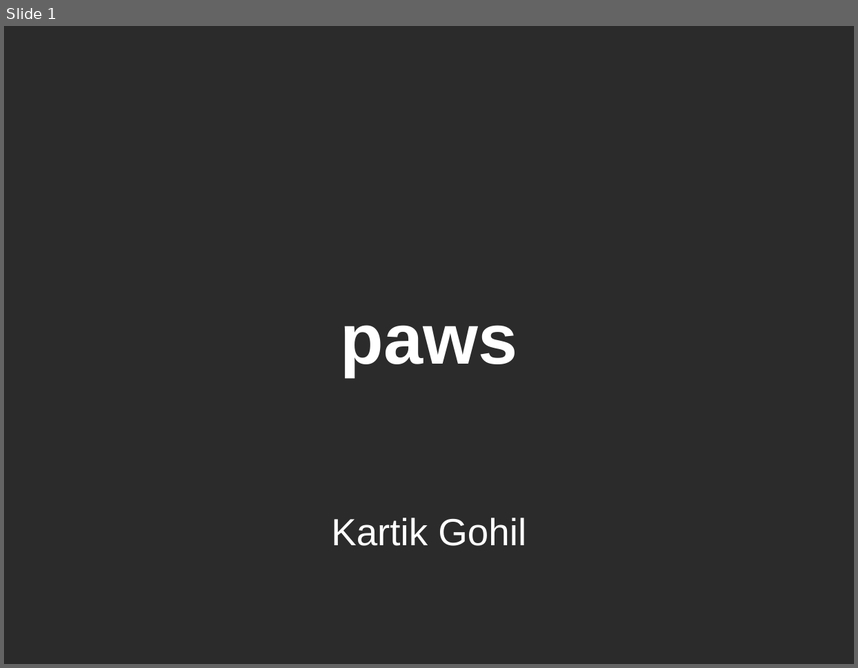
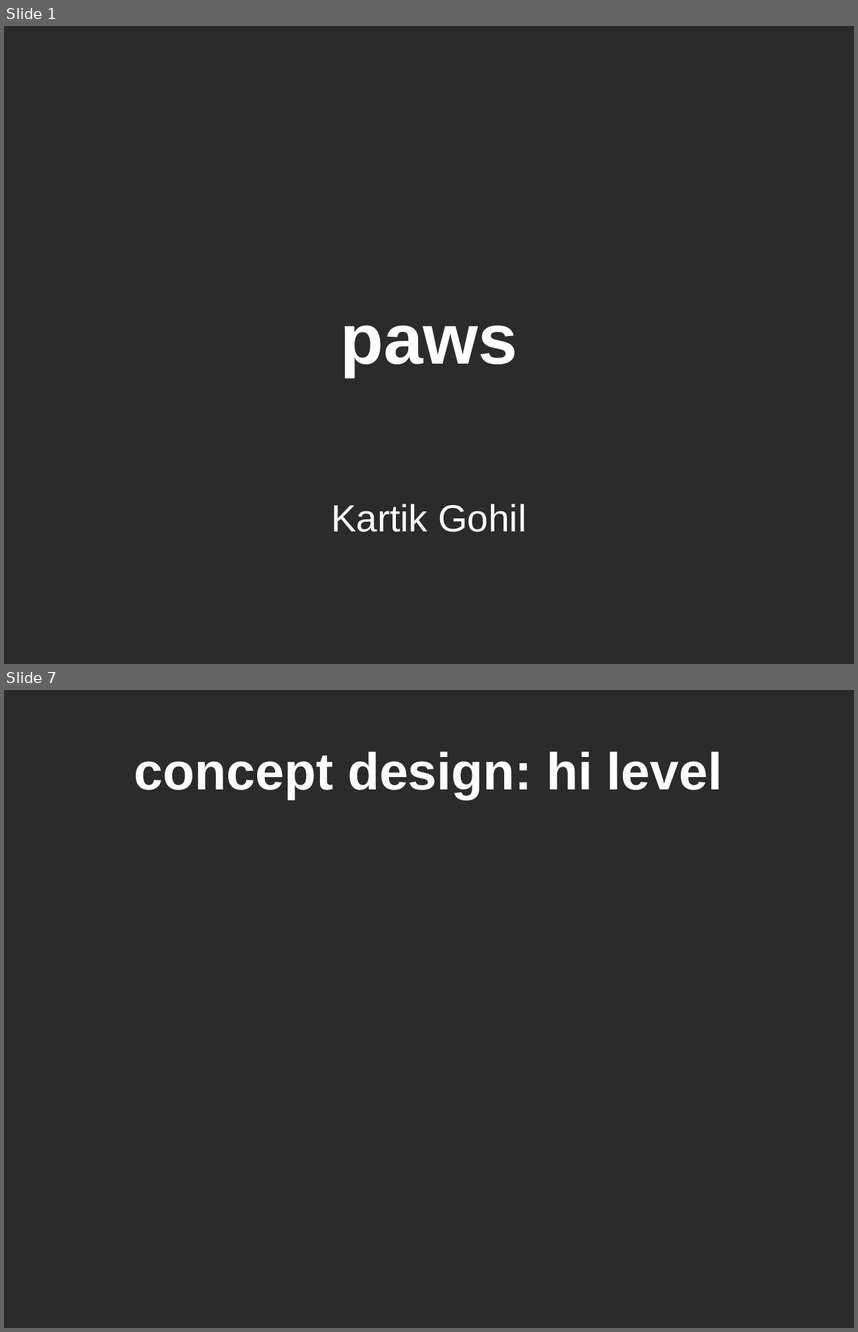
Before and after one commit to kartikg33/imp_fyp_2015, a slide deck: Docs/Presentation/PAWS_presentation.pptx. Shown one above the other, each under a label of ours: slide 1 before the commit, slides 1 and 7 after it; the slides between them are not shown. The pictures are 858x668 and 858x1332 pixels, drawn with LibreOffice and Linux fonts; fonts in the diff are those of the drawing; background and template pictures are left out; a plain dark background stands for a picture behind light text. Boxes give left, top, right and bottom in pixels: in the first picture for what was removed or moved away, otherwise in the second. Text is boxed around its words. In the diff, an @@ line names an element or a change of style, - is before the commit and + after.

```diff
--- a/Docs/Presentation/PAWS_presentation.pptx
+++ b/Docs/Presentation/PAWS_presentation.pptx
@@ slide 7 added at [4,690,854,1328], background picture (left out) @@
@@ title added at [134,751,722,799], 44 pt, text #FFFFFF, bold @@
+concept design: hi level
@@ slide 1 changed as well @@
@@ subtitle "Kartik Gohil": place and size @@
-subtitle "Kartik Gohil" at [331,517,526,546]
+subtitle "Kartik Gohil" at [331,503,526,532]
```
Also in this commit, not shown: 27 other slides added, 1 slide removed.
